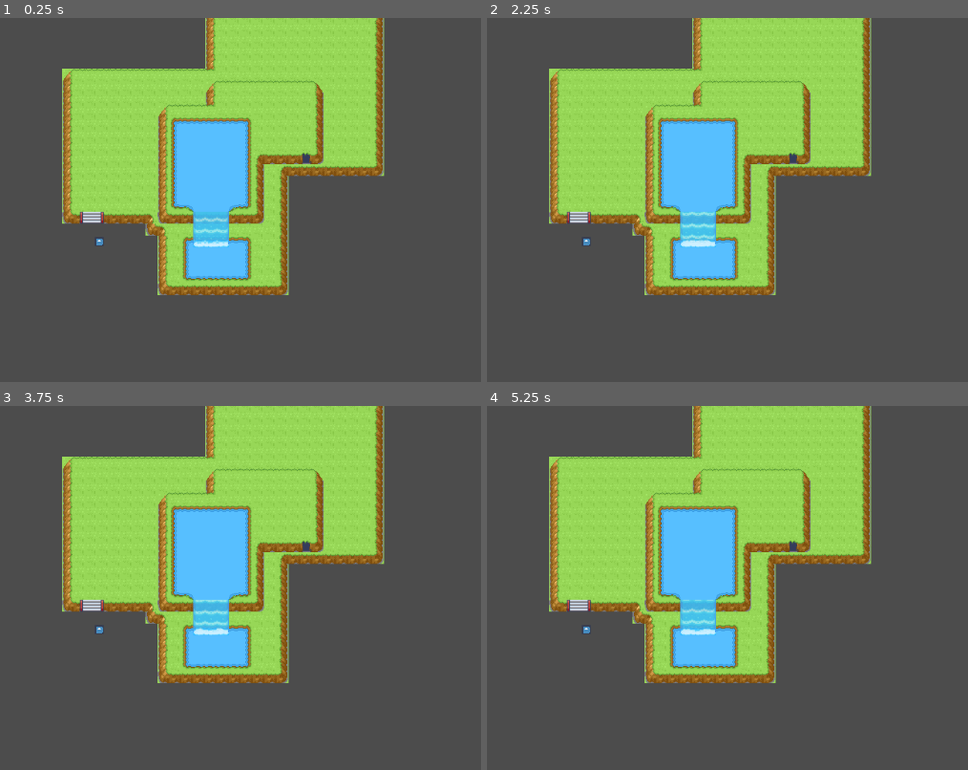
Above: before the commit, frames 1-4 (two rows, left to right).
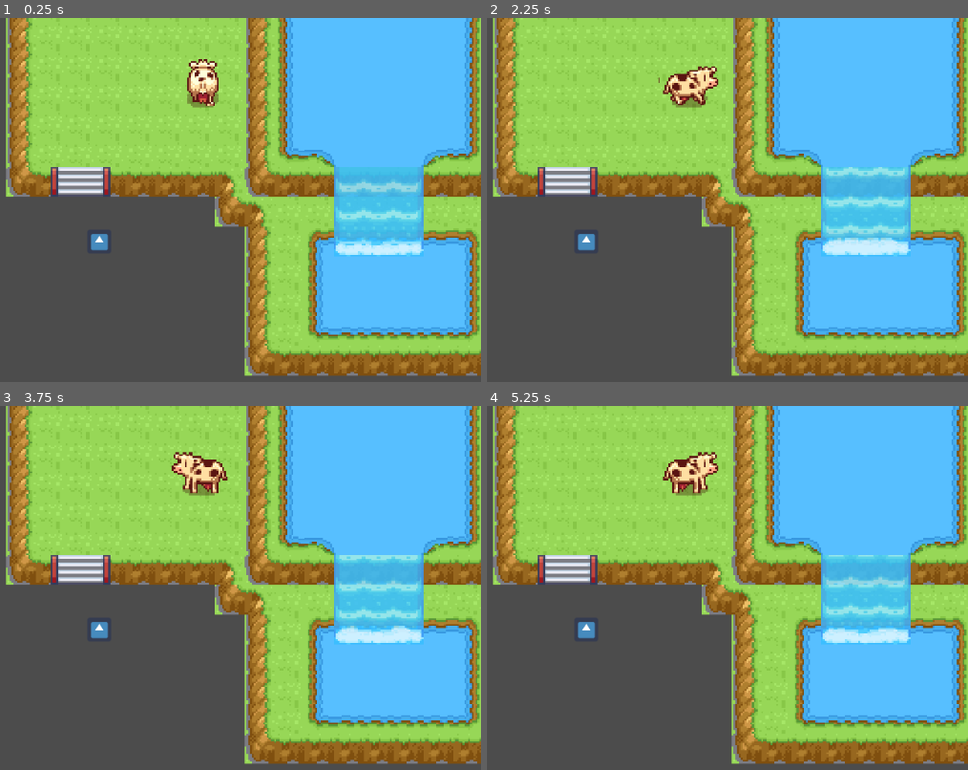
Above: after the commit, the same moments.

Repository: Jojojihn/schoolProject
Game: Godot game, scene res://data/Szenen/Debug/TestWorld.tscn
Same seed, same stepped clock (60 frames per second), same inputs: the game is played once before the commit and once after it. The project has no main scene, so this scene is started directly. The engine's default icon, where the game draws it, is replaced by a stand-in: a white triangle on a blue panel in a dark square.
Inputs:
- Up to frame 1 (0.25 s): no input
- Up to frame 2 (2.25 s): no input
- Up to frame 3 (3.75 s): no input
- Up to frame 4 (5.25 s): no input

The runs differ from the first frame. In frame 1, 69% of the frame differs, in the area x 1-100%, y 0-99%; in frame 2, 69%; in frame 3, 69%; in frame 4, 70%.

Commit message:
COW!!!
Tylko jedno w głowie mam
Koksu pięc gram
Odlecieć sam
W krainę zapomnienia
W głowie mysli mam
Kiedy skończy się ten stan
Gdy już nie będę sam
Bo wjedzie biały węgorz
Tylko jedno w głowie mam
Koksu pięc gram
Odlecieć sam
W krainę zapomnienia
W głowie mysli mam
Kiedy skończy się ten stan
Gdy już nie będę sam
Bo wjedzie biały węgorz
Ja pierdolę, ale mam zjazd
Nie chwytam gwiazd, jak kłoda leżę
Nie wierzę
Co się dzieje
Jak kura z głodu pieję
Jak wilkołak do księżyca
W głowie dziury jak ulica
Przed twoją chatą
Rozpuszczam się jak baton
Który leży na blacie
Zejście jest jak nie wciągacie
Bracie kurwa ryj mi krzywi
W głowie burdеl jak w TV
Mnie nie dziwi taki stan
Brak towaru, w myślach ćpam
Rade dam albo niе dam
Wszystko kurwa z chaty sprzedam
W sumie mam już przejebane
Wszystko jednak jest sprzedane
Ja pierdolę, same długi
Kinol jak u Tabalugi
Dzień drugi bez walenia
Gdzie jest wąż? Biała chemia
Jebane zejście tak wykańcza
Jak by w chuja dziabła cię szarańcza
Tylko jedno w głowie mam
Koksu pięc gram
Odlecieć sam
W krainę zapomnienia
W głowie mysli mam
Kiedy skończy się ten stan
Gdy już nie będę sam
Bo wjedzie biały węgorz
Chemia party, chcę na narty
Do dilera, a nie w Alpy
O żesz kurwa, chyba fiknę
Jak w nochala nic nie psiknę
Tak bardzo chce dotykać gwiazd
Ale nic z tego, bo mam zjazd
Totalne kurwa mega zejście
A marzy mi się smoka wejście
Masz hajsy?
Ci też zalegam?
No to chuj, dziś już nie biegam
Chcę mieć kopa jak pantera
W krechę nie ma u dilera
Już nie, na pewno nie
Chyba śmierć rozkłada mnie
Nic nie przełknę, mam dreszcze
Kurwa mać, ile jeszcze
Będzie trwał ten stan?
Śnił mi się koksu van
I hery gram tak dla smaku
Chcę się wozić w Cadillacu
Myślami po znajomych biegam
Lecz każdemu coś zalegam
Odpada opcja pożyczki
Bo przycinam jak nożyczki
Tylko jedno w głowie mam
Koksu pięc gram
Odlecieć sam
W krainę zapomnienia
W głowie mysli mam
Kiedy skończy się ten stan
Gdy już nie będę sam
Bo wjedzie biały węgorz
Syf jak na Discovery
Chcę wystrzelić jak z giwery
Chcę hery i inne bajery
W nosie pustka, słychać szmery
Macie numer do Gargamela?
Może u niego w kotle jest hera?
Wiem - głupoty pierdolę
Ale nie ma nic na stole
A w kieszeni jebana pustka
Przydała by się w totka szóstka
Albo chociaż jakaś czwórka
I bym leciał jak jaskółka
Jak pszczółka Maja
Do ucha śpiewałaby mi Kayah
To są jaja, no nie wierzę
Wygięty leżę jak zdechłe zwierze
Gorączka w kurwę się nasila
Poharatany jak dupa fakira
Jak zdzira wymiętolony
Leżę kurwa rozpalony
Hej Johnny, chciałbym posypać
I na łące jak królik brykać
Ale cały czas ten zjazd
Usycham jak wyrwany chwast
Tylko jedno w głowie mam
Koksu pięc gram
Odlecieć sam
W krainę zapomnienia
W głowie mysli mam
Kiedy skończy się ten stan
Gdy już nie będę sam
Bo wjedzie biały węgorz

Diff:
--- /dev/null
+++ b/data/Szenen/Cow.tscn
@@ -0,0 +1,111 @@
+[gd_scene load_steps=22 format=2]
+
+[ext_resource path="res://data/Sprites/environment/cow.png" type="Texture" id=1]
+[ext_resource path="res://data/Audio/Best Cow Music in the fucking World/[muzhousebeat] Polish Cow.mp3" type="AudioStream" id=2]
+
+[sub_resource type="GDScript" id=1]
+script/source = "extends RigidBody2D
+
+
+
+func _on_AnimatedSprite_frame_changed():
+	if($AnimatedSprite.frame>=12 and $AnimatedSprite.frame<=15):
+		$AnimatedSprite.flip_h = true
+	else:
+		$AnimatedSprite.flip_h = false
+"
+
+[sub_resource type="AtlasTexture" id=2]
+atlas = ExtResource( 1 )
+region = Rect2( 0, 0, 32, 32 )
+
+[sub_resource type="AtlasTexture" id=3]
+atlas = ExtResource( 1 )
+region = Rect2( 32, 0, 32, 32 )
+
+[sub_resource type="AtlasTexture" id=4]
+atlas = ExtResource( 1 )
+region = Rect2( 64, 0, 32, 32 )
+
+[sub_resource type="AtlasTexture" id=5]
+atlas = ExtResource( 1 )
+region = Rect2( 96, 0, 32, 32 )
+
+[sub_resource type="AtlasTexture" id=6]
+atlas = ExtResource( 1 )
+region = Rect2( 0, 32, 32, 32 )
+
+[sub_resource type="AtlasTexture" id=7]
+atlas = ExtResource( 1 )
+region = Rect2( 32, 32, 32, 32 )
+
+[sub_resource type="AtlasTexture" id=8]
+atlas = ExtResource( 1 )
+region = Rect2( 64, 32, 32, 32 )
+
+[sub_resource type="AtlasTexture" id=9]
+atlas = ExtResource( 1 )
+region = Rect2( 96, 32, 32, 32 )
+
+[sub_resource type="AtlasTexture" id=10]
+atlas = ExtResource( 1 )
+region = Rect2( 0, 64, 32, 32 )
+
+[sub_resource type="AtlasTexture" id=11]
+atlas = ExtResource( 1 )
+region = Rect2( 32, 64, 32, 32 )
+
+[sub_resource type="AtlasTexture" id=12]
+atlas = ExtResource( 1 )
+region = Rect2( 64, 64, 32, 32 )
+
+[sub_resource type="AtlasTexture" id=13]
+atlas = ExtResource( 1 )
+region = Rect2( 96, 64, 32, 32 )
+
+[sub_resource type="AtlasTexture" id=14]
+atlas = ExtResource( 1 )
+region = Rect2( 0, 32, 32, 32 )
+
+[sub_resource type="AtlasTexture" id=15]
+atlas = ExtResource( 1 )
+region = Rect2( 32, 32, 32, 32 )
+
+[sub_resource type="AtlasTexture" id=16]
+atlas = ExtResource( 1 )
+region = Rect2( 64, 32, 32, 32 )
+
+[sub_resource type="AtlasTexture" id=17]
+atlas = ExtResource( 1 )
+region = Rect2( 96, 32, 32, 32 )
+
+[sub_resource type="SpriteFrames" id=18]
+animations = [ {
+"frames": [ SubResource( 2 ), SubResource( 3 ), SubResource( 4 ), SubResource( 5 ), SubResource( 6 ), SubResource( 7 ), SubResource( 8 ), SubResource( 9 ), SubResource( 10 ), SubResource( 11 ), SubResource( 12 ), SubResource( 13 ), SubResource( 14 ), SubResource( 15 ), SubResource( 16 ), SubResource( 17 ) ],
+"loop": true,
+"name": "default",
+"speed": 5.0
+} ]
+
+[sub_resource type="CircleShape2D" id=19]
+radius = 16.0
+
+[node name="Cow" type="RigidBody2D"]
+gravity_scale = 0.0
+script = SubResource( 1 )
+
+[node name="AnimatedSprite" type="AnimatedSprite" parent="."]
+frames = SubResource( 18 )
+frame = 10
+playing = true
+
+[node name="CollisionShape2D" type="CollisionShape2D" parent="."]
+position = Vector2( 0, 2 )
+shape = SubResource( 19 )
+
+[node name="AudioStreamPlayer2D" type="AudioStreamPlayer2D" parent="."]
+stream = ExtResource( 2 )
+autoplay = true
+attenuation = 10.1965
+
+[connection signal="frame_changed" from="AnimatedSprite" to="." method="_on_AnimatedSprite_frame_changed"]
--- a/data/Szenen/Debug/TestPlayer.tscn
+++ b/data/Szenen/Debug/TestPlayer.tscn
@@ -10,18 +10,20 @@
 
 func _process(delta):
 	if(Input.is_action_pressed(\"ui_up\")):
-		vel.y =-20
+		vel.y =-60
 	elif(Input.is_action_pressed(\"ui_down\")):
-		vel.y =20
+		vel.y =60
 	else:
 		vel.y = 0
 	if(Input.is_action_pressed(\"ui_left\")):
-		vel.x =-20
+		vel.x =-60
 	elif(Input.is_action_pressed(\"ui_right\")):
-		vel.x =20
+		vel.x =60
 	else:
 		vel.x = 0
 	vel = move_and_slide(vel)
+	if(Input.is_action_just_pressed(\"R\")):
+		get_tree().reload_current_scene()
 "
 
 [sub_resource type="RectangleShape2D" id=2]
@@ -38,3 +40,4 @@
 
 [node name="Camera2D" type="Camera2D" parent="."]
 current = true
+zoom = Vector2( 0.4, 0.4 )
--- a/data/Szenen/Debug/TestWorld.tscn
+++ b/data/Szenen/Debug/TestWorld.tscn
@@ -1,7 +1,8 @@
-[gd_scene load_steps=3 format=2]
+[gd_scene load_steps=4 format=2]
 
 [ext_resource path="res://data/Szenen/Debug/TestPlayer.tscn" type="PackedScene" id=1]
 [ext_resource path="res://data/Tilesets/BavariaOutside.tres" type="TileSet" id=2]
+[ext_resource path="res://data/Szenen/Cow.tscn" type="PackedScene" id=3]
 
 [node name="Node2D" type="Node2D"]
 
@@ -15,6 +16,9 @@
 position = Vector2( 290, 232 )
 scale = Vector2( 0.2, 0.2 )
 
+[node name="Cow" parent="." instance=ExtResource( 3 )]
+position = Vector2( 345, 144 )
+
 [node name="upper" type="TileMap" parent="."]
 tile_set = ExtResource( 2 )
 cell_size = Vector2( 16, 16 )
--- /dev/null
+++ b/data/Szenen/Player.tscn
@@ -0,0 +1,3 @@
+[gd_scene format=2]
+
+[node name="Player" type="KinematicBody2D"]
--- a/data/Szenen/Tileset.tscn
+++ b/data/Szenen/Tileset.tscn
@@ -1,10 +1,8 @@
-[gd_scene load_steps=5 format=2]
+[gd_scene load_steps=4 format=2]
 
 [ext_resource path="res://data/Sprites/environment/tileset-wesley.png" type="Texture" id=1]
 [ext_resource path="res://data/Material/waterFall.tres" type="Texture" id=2]
 [ext_resource path="res://data/Material/Cave.tres" type="Texture" id=3]
-
-[sub_resource type="AnimatedTexture" id=1]
 
 [node name="Node2D" type="Node2D"]
 
@@ -160,7 +158,7 @@
 [node name="StaticBody2D" type="StaticBody2D" parent="berg16"]
 
 [node name="CollisionPolygon2D" type="CollisionPolygon2D" parent="berg16/StaticBody2D"]
-polygon = PoolVector2Array( -8, -8, -8, 8, 8, 8, 8, -7, 8, -8 )
+polygon = PoolVector2Array( -8, -8, -8, -5, 8, -5, 8, -7, 8, -8 )
 
 [node name="berg17" type="Sprite" parent="."]
 position = Vector2( 39, 172 )
@@ -171,7 +169,7 @@
 [node name="StaticBody2D" type="StaticBody2D" parent="berg17"]
 
 [node name="CollisionPolygon2D" type="CollisionPolygon2D" parent="berg17/StaticBody2D"]
-polygon = PoolVector2Array( -8, -8, -8, 8, 8, 8, 8, -7, 8, -8 )
+polygon = PoolVector2Array( -8, -8, -8, -5, 8, -5, 8, -7, 8, -8 )
 
 [node name="berg7" type="Sprite" parent="."]
 position = Vector2( 5, 121 )
@@ -413,12 +411,3 @@
 texture = ExtResource( 1 )
 region_enabled = true
 region_rect = Rect2( 283, 322, 32, 16 )
-
-[node name="Cow" type="Sprite" parent="."]
-position = Vector2( 109, 216 )
-texture = SubResource( 1 )
-
-[node name="StaticBody2D" type="StaticBody2D" parent="Cow"]
-
-[node name="CollisionPolygon2D" type="CollisionPolygon2D" parent="Cow/StaticBody2D"]
-polygon = PoolVector2Array( -9, 15, -5, 15, -3, 14, 0, 10, 2, 10, 2, 15, 6, 15, 10, 13, 10, 6, 13, 5, 16, 3, 16, -7, 5, -7, -10, -2, -14, 6, -14, 8 )
--- a/data/Tilesets/BavariaOutside.tres
+++ b/data/Tilesets/BavariaOutside.tres
@@ -1,151 +1,165 @@
-[gd_resource type="TileSet" load_steps=52 format=2]
+[gd_resource type="TileSet" load_steps=57 format=2]
 
 [ext_resource path="res://data/Material/Cave.tres" type="Texture" id=1]
 [ext_resource path="res://data/Material/waterFall.tres" type="Texture" id=2]
 [ext_resource path="res://data/Sprites/environment/tileset-wesley.png" type="Texture" id=3]
 
-[sub_resource type="ConvexPolygonShape2D" id=1]
+[sub_resource type="ConvexPolygonShape2D" id=2]
 points = PoolVector2Array( -2, 8, -2, 1, 2, -4, 8, -4, 8, 8 )
-
-[sub_resource type="ConvexPolygonShape2D" id=2]
-points = PoolVector2Array( -3, 8, -4, 8, -4, -8, 8, -8, 8, 8 )
 
 [sub_resource type="ConvexPolygonShape2D" id=3]
 points = PoolVector2Array( -3, 8, -4, 8, -4, -8, 8, -8, 8, 8 )
 
 [sub_resource type="ConvexPolygonShape2D" id=4]
-points = PoolVector2Array( 8, -8, 8, -7, 8, 8, -8, 8, -8, -8 )
+points = PoolVector2Array( -3, 8, -4, 8, -4, -8, 8, -8, 8, 8 )
 
 [sub_resource type="ConvexPolygonShape2D" id=5]
 points = PoolVector2Array( 8, -8, 8, -7, 8, 8, -8, 8, -8, -8 )
 
 [sub_resource type="ConvexPolygonShape2D" id=6]
-points = PoolVector2Array( 8, -8, 8, -7, 8, 8, -8, 8, -8, -8 )
+points = PoolVector2Array( 8, -8, 8, -7, 8, -5, -8, -5, -8, -8 )
 
 [sub_resource type="ConvexPolygonShape2D" id=7]
+points = PoolVector2Array( 8, -8, 8, -7, 8, -5, -8, -5, -8, -8 )
+
+[sub_resource type="ConvexPolygonShape2D" id=8]
 points = PoolVector2Array( -4, 8, -4, -8, 6, -8, 6, 8 )
 
-[sub_resource type="ConvexPolygonShape2D" id=8]
+[sub_resource type="ConvexPolygonShape2D" id=9]
 points = PoolVector2Array( -8, 8, -8, -4, -3, -4, 2, 1, 2, 8 )
 
-[sub_resource type="ConvexPolygonShape2D" id=9]
+[sub_resource type="ConvexPolygonShape2D" id=10]
 points = PoolVector2Array( -2, -8, -2, -5, -3, -3, -4, -2, -6, -1, -8, -1, -8, -8 )
 
-[sub_resource type="ConvexPolygonShape2D" id=10]
+[sub_resource type="ConvexPolygonShape2D" id=11]
 points = PoolVector2Array( 8, -8, 8, -1, 6, -1, 4, -2, 3, -3, 2, -5, 2, -8 )
 
-[sub_resource type="ConvexPolygonShape2D" id=11]
+[sub_resource type="ConvexPolygonShape2D" id=12]
 points = PoolVector2Array( 1, 8, 1, 7, 2, 5, 3, 4, 4, 3, 5, 2, 7, 2, 8, 3, 8, 8 )
 
-[sub_resource type="ConvexPolygonShape2D" id=12]
+[sub_resource type="ConvexPolygonShape2D" id=13]
 points = PoolVector2Array( -8, 3, -7, 2, -5, 2, -3, 4, -2, 5, -1, 7, -1, 8, -8, 8 )
 
-[sub_resource type="ConvexPolygonShape2D" id=13]
+[sub_resource type="ConvexPolygonShape2D" id=14]
 points = PoolVector2Array( -1, 6, -2, 8, -6, 8, -6, 0, -1, 3 )
 
-[sub_resource type="ConvexPolygonShape2D" id=14]
+[sub_resource type="ConvexPolygonShape2D" id=15]
 points = PoolVector2Array( -1, 0, -1, 3, -6, 0, -5, -3, -2, -6 )
 
-[sub_resource type="ConvexPolygonShape2D" id=15]
+[sub_resource type="ConvexPolygonShape2D" id=16]
 points = PoolVector2Array( 1, -1, -1, 0, -2, -6, 8, -6 )
 
-[sub_resource type="ConvexPolygonShape2D" id=16]
+[sub_resource type="ConvexPolygonShape2D" id=17]
 points = PoolVector2Array( 5, -1, 1, -1, 8, -6, 8, -2 )
 
-[sub_resource type="ConvexPolygonShape2D" id=17]
+[sub_resource type="ConvexPolygonShape2D" id=18]
 points = PoolVector2Array( -8, -6, 8, -6, 8, -1, -8, -1 )
 
-[sub_resource type="ConvexPolygonShape2D" id=18]
+[sub_resource type="ConvexPolygonShape2D" id=19]
 points = PoolVector2Array( 2, -1, -8, -1, -8, -6, 2, -6, 6, -2 )
 
-[sub_resource type="ConvexPolygonShape2D" id=19]
+[sub_resource type="ConvexPolygonShape2D" id=20]
 points = PoolVector2Array( 2, -1, 6, -2, 6, 8, 2, 8 )
 
-[sub_resource type="ConvexPolygonShape2D" id=20]
+[sub_resource type="ConvexPolygonShape2D" id=21]
 points = PoolVector2Array( 6, -8, 6, 8, 2, 8, 2, -8 )
 
-[sub_resource type="ConvexPolygonShape2D" id=21]
+[sub_resource type="ConvexPolygonShape2D" id=22]
 points = PoolVector2Array( 4, 8, -6, 8, 2, -4, 4, -3 )
 
-[sub_resource type="ConvexPolygonShape2D" id=22]
+[sub_resource type="ConvexPolygonShape2D" id=23]
 points = PoolVector2Array( 8, -5, 4, -3, 2, -4, 6, -7, 8, -7 )
 
-[sub_resource type="ConvexPolygonShape2D" id=23]
+[sub_resource type="ConvexPolygonShape2D" id=24]
 points = PoolVector2Array( 2, 0, 2, -8, 6, -8, 6, 1, 5, 2 )
 
-[sub_resource type="ConvexPolygonShape2D" id=24]
+[sub_resource type="ConvexPolygonShape2D" id=25]
 points = PoolVector2Array( 2, 0, 5, 2, 2, 3, 0, 1 )
 
-[sub_resource type="ConvexPolygonShape2D" id=25]
+[sub_resource type="ConvexPolygonShape2D" id=26]
 points = PoolVector2Array( 0, 1, 2, 3, 1, 4, -8, 4, -8, 1 )
 
-[sub_resource type="ConvexPolygonShape2D" id=26]
+[sub_resource type="ConvexPolygonShape2D" id=27]
 points = PoolVector2Array( 8, 4, -8, 4, -8, 1, 8, 1 )
 
-[sub_resource type="ConvexPolygonShape2D" id=27]
+[sub_resource type="ConvexPolygonShape2D" id=28]
 points = PoolVector2Array( 1, 1, 8, 1, 8, 4, -1, 4, -2, 2 )
 
-[sub_resource type="ConvexPolygonShape2D" id=28]
+[sub_resource type="ConvexPolygonShape2D" id=29]
 points = PoolVector2Array( -2, -1, 1, 1, -2, 2, -5, 2, -6, 0 )
 
-[sub_resource type="ConvexPolygonShape2D" id=29]
+[sub_resource type="ConvexPolygonShape2D" id=30]
 points = PoolVector2Array( -2, -1, -6, 0, -6, -8, -2, -8 )
 
-[sub_resource type="ConvexPolygonShape2D" id=30]
+[sub_resource type="ConvexPolygonShape2D" id=31]
 points = PoolVector2Array( -6, 8, -6, -8, -1, -8, -1, 8 )
 
-[sub_resource type="ConvexPolygonShape2D" id=31]
+[sub_resource type="ConvexPolygonShape2D" id=32]
 points = PoolVector2Array( -40, 8, -40, 2, -36, 1, -33, 1, -30, 2, -26, 5, -24, 7, -24, 8 )
 
-[sub_resource type="ConvexPolygonShape2D" id=32]
+[sub_resource type="ConvexPolygonShape2D" id=33]
 points = PoolVector2Array( 40, 8, 24, 8, 24, 7, 26, 6 )
 
-[sub_resource type="ConvexPolygonShape2D" id=33]
+[sub_resource type="ConvexPolygonShape2D" id=34]
 points = PoolVector2Array( 40, 8, 26, 6, 30, 2, 37, 1, 40, 1 )
 
-[sub_resource type="ConvexPolygonShape2D" id=34]
+[sub_resource type="ConvexPolygonShape2D" id=35]
 points = PoolVector2Array( -36, 11, 36, 11, 36, 19, -36, 19 )
 
-[sub_resource type="ConvexPolygonShape2D" id=35]
+[sub_resource type="ConvexPolygonShape2D" id=36]
 points = PoolVector2Array( -36, -19, 36, -19, 36, -11, -36, -11 )
-
-[sub_resource type="ConvexPolygonShape2D" id=36]
-points = PoolVector2Array( -7, 12, 7, 12, 7, 17, 3, 21, -3, 21, -7, 17 )
 
 [sub_resource type="ConvexPolygonShape2D" id=37]
 points = PoolVector2Array( -7, 12, 7, 12, 7, 17, 3, 21, -3, 21, -7, 17 )
 
 [sub_resource type="ConvexPolygonShape2D" id=38]
+points = PoolVector2Array( -7, 12, 7, 12, 7, 17, 3, 21, -3, 21, -7, 17 )
+
+[sub_resource type="ConvexPolygonShape2D" id=39]
 points = PoolVector2Array( -8, -8, 8, -8, 8, -5, -8, -5 )
 
-[sub_resource type="ConvexPolygonShape2D" id=39]
+[sub_resource type="ConvexPolygonShape2D" id=40]
+points = PoolVector2Array( -14, 6, -10, -2, 5, -7, 16, -7, 16, 3, 13, 5, 10, 6, -14, 8 )
+
+[sub_resource type="ConvexPolygonShape2D" id=41]
+points = PoolVector2Array( 10, 13, 6, 15, 2, 15, 2, 10, 10, 6 )
+
+[sub_resource type="ConvexPolygonShape2D" id=42]
+points = PoolVector2Array( -14, 8, 10, 6, 2, 10, 0, 10 )
+
+[sub_resource type="ConvexPolygonShape2D" id=43]
+points = PoolVector2Array( -9, 15, -14, 8, 0, 10, -3, 14, -5, 15 )
+
+[sub_resource type="AnimatedTexture" id=1]
+
+[sub_resource type="ConvexPolygonShape2D" id=44]
 points = PoolVector2Array( -4, -3, -8, -5, -8, -7, -6, -7, 1, -1 )
 
-[sub_resource type="ConvexPolygonShape2D" id=40]
+[sub_resource type="ConvexPolygonShape2D" id=45]
 points = PoolVector2Array( 5, 8, -4, 8, -4, -3, 1, -1, 5, 5 )
 
-[sub_resource type="ConvexPolygonShape2D" id=41]
+[sub_resource type="ConvexPolygonShape2D" id=46]
 points = PoolVector2Array( -3, 8, -3, -8, 6, -8, 6, 8 )
 
-[sub_resource type="ConvexPolygonShape2D" id=42]
+[sub_resource type="ConvexPolygonShape2D" id=47]
 points = PoolVector2Array( -1, -8, 6, -8, 6, 0, -1, -6 )
 
-[sub_resource type="ConvexPolygonShape2D" id=43]
+[sub_resource type="ConvexPolygonShape2D" id=48]
 points = PoolVector2Array( 5, 4, -1, 8, -8, 8, -8, -3, -5, -3, 6, 0 )
 
-[sub_resource type="ConvexPolygonShape2D" id=44]
+[sub_resource type="ConvexPolygonShape2D" id=49]
 points = PoolVector2Array( -1, -6, 6, 0, -5, -3 )
 
-[sub_resource type="ConvexPolygonShape2D" id=45]
+[sub_resource type="ConvexPolygonShape2D" id=50]
 points = PoolVector2Array( -8, -3, 8, -3, 8, 8, -7, 8, -8, 8 )
 
-[sub_resource type="ConvexPolygonShape2D" id=46]
+[sub_resource type="ConvexPolygonShape2D" id=51]
 points = PoolVector2Array( -6, -8, 4, -8, 4, -6, -6, -2 )
 
-[sub_resource type="ConvexPolygonShape2D" id=47]
+[sub_resource type="ConvexPolygonShape2D" id=52]
 points = PoolVector2Array( 6, -4, 8, -4, 8, 8, 5, 8, -2, 7, -5, 3, -6, -2 )
 
-[sub_resource type="ConvexPolygonShape2D" id=48]
+[sub_resource type="ConvexPolygonShape2D" id=53]
 points = PoolVector2Array( -6, -2, 4, -6, 6, -4 )
 
 [resource]
@@ -215,20 +229,20 @@
 3/navigation_offset = Vector2( 8, 8 )
 3/shape_offset = Vector2( 8, 8 )
 3/shape_transform = Transform2D( 1, 0, 0, 1, 8, 8 )
-3/shape = SubResource( 21 )
+3/shape = SubResource( 22 )
 3/shape_one_way = false
 3/shape_one_way_margin = 1.0
 3/shapes = [ {
 "autotile_coord": Vector2( 0, 0 ),
 "one_way": false,
 "one_way_margin": 1.0,
-"shape": SubResource( 21 ),
-"shape_transform": Transform2D( 1, 0, 0, 1, 8, 8 )
-}, {
-"autotile_coord": Vector2( 0, 0 ),
-"one_way": false,
-"one_way_margin": 1.0,
 "shape": SubResource( 22 ),
+"shape_transform": Transform2D( 1, 0, 0, 1, 8, 8 )
+}, {
+"autotile_coord": Vector2( 0, 0 ),
+"one_way": false,
+"one_way_margin": 1.0,
+"shape": SubResource( 23 ),
 "shape_transform": Transform2D( 1, 0, 0, 1, 8, 8 )
 } ]
 3/z_index = 0
@@ -454,14 +468,14 @@
 13/navigation_offset = Vector2( 8, 8 )
 13/shape_offset = Vector2( 8, 8 )
 13/shape_transform = Transform2D( 1, 0, 0, 1, 8, 8 )
-13/shape = SubResource( 4 )
+13/shape = SubResource( 5 )
 13/shape_one_way = false
 13/shape_one_way_margin = 1.0
 13/shapes = [ {
 "autotile_coord": Vector2( 0, 0 ),
 "one_way": false,
 "one_way_margin": 1.0,
-"shape": SubResource( 4 ),
+"shape": SubResource( 5 ),
 "shape_transform": Transform2D( 1, 0, 0, 1, 8, 8 )
 } ]
 13/z_index = 0
@@ -475,14 +489,14 @@
 14/navigation_offset = Vector2( 8, 8 )
 14/shape_offset = Vector2( 8, 8 )
 14/shape_transform = Transform2D( 1, 0, 0, 1, 8, 8 )
-14/shape = SubResource( 5 )
+14/shape = SubResource( 6 )
 14/shape_one_way = false
 14/shape_one_way_margin = 1.0
 14/shapes = [ {
 "autotile_coord": Vector2( 0, 0 ),
 "one_way": false,
 "one_way_margin": 1.0,
-"shape": SubResource( 5 ),
+"shape": SubResource( 6 ),
 "shape_transform": Transform2D( 1, 0, 0, 1, 8, 8 )
 } ]
 14/z_index = 0
@@ -496,14 +510,14 @@
 15/navigation_offset = Vector2( 8, 8 )
 15/shape_offset = Vector2( 8, 8 )
 15/shape_transform = Transform2D( 1, 0, 0, 1, 8, 8 )
-15/shape = SubResource( 6 )
+15/shape = SubResource( 7 )
 15/shape_one_way = false
 15/shape_one_way_margin = 1.0
 15/shapes = [ {
 "autotile_coord": Vector2( 0, 0 ),
 "one_way": false,
 "one_way_margin": 1.0,
-"shape": SubResource( 6 ),
+"shape": SubResource( 7 ),
 "shape_transform": Transform2D( 1, 0, 0, 1, 8, 8 )
 } ]
 15/z_index = 0
@@ -692,19 +706,13 @@
 26/navigation_offset = Vector2( 8, 8 )
 26/shape_offset = Vector2( 8, 8 )
 26/shape_transform = Transform2D( 1, 0, 0, 1, 8, 8 )
-26/shape = SubResource( 13 )
+26/shape = SubResource( 14 )
 26/shape_one_way = false
 26/shape_one_way_margin = 1.0
 26/shapes = [ {
 "autotile_coord": Vector2( 0, 0 ),
 "one_way": false,
 "one_way_margin": 1.0,
-"shape": SubResource( 13 ),
-"shape_transform": Transform2D( 1, 0, 0, 1, 8, 8 )
-}, {
-"autotile_coord": Vector2( 0, 0 ),
-"one_way": false,
-"one_way_margin": 1.0,
 "shape": SubResource( 14 ),
 "shape_transform": Transform2D( 1, 0, 0, 1, 8, 8 )
 }, {
@@ -718,6 +726,12 @@
 "one_way": false,
 "one_way_margin": 1.0,
 "shape": SubResource( 16 ),
+"shape_transform": Transform2D( 1, 0, 0, 1, 8, 8 )
+}, {
+"autotile_coord": Vector2( 0, 0 ),
+"one_way": false,
+"one_way_margin": 1.0,
+"shape": SubResource( 17 ),
 "shape_transform": Transform2D( 1, 0, 0, 1, 8, 8 )
 } ]
 26/z_index = 0
@@ -752,20 +766,20 @@
 28/navigation_offset = Vector2( 8, 8 )
 28/shape_offset = Vector2( 8, 8 )
 28/shape_transform = Transform2D( 1, 0, 0, 1, 8, 8 )
-28/shape = SubResource( 18 )
+28/shape = SubResource( 19 )
 28/shape_one_way = false
 28/shape_one_way_margin = 1.0
 28/shapes = [ {
 "autotile_coord": Vector2( 0, 0 ),
 "one_way": false,
 "one_way_margin": 1.0,
-"shape": SubResource( 18 ),
-"shape_transform": Transform2D( 1, 0, 0, 1, 8, 8 )
-}, {
-"autotile_coord": Vector2( 0, 0 ),
-"one_way": false,
-"one_way_margin": 1.0,
 "shape": SubResource( 19 ),
+"shape_transform": Transform2D( 1, 0, 0, 1, 8, 8 )
+}, {
+"autotile_coord": Vector2( 0, 0 ),
+"one_way": false,
+"one_way_margin": 1.0,
+"shape": SubResource( 20 ),
 "shape_transform": Transform2D( 1, 0, 0, 1, 8, 8 )
 } ]
 28/z_index = 0
@@ -800,19 +814,13 @@
 30/navigation_offset = Vector2( 8, 8 )
 30/shape_offset = Vector2( 8, 8 )
 30/shape_transform = Transform2D( 1, 0, 0, 1, 8, 8 )
-30/shape = SubResource( 23 )
+30/shape = SubResource( 24 )
 30/shape_one_way = false
 30/shape_one_way_margin = 1.0
 30/shapes = [ {
 "autotile_coord": Vector2( 0, 0 ),
 "one_way": false,
 "one_way_margin": 1.0,
-"shape": SubResource( 23 ),
-"shape_transform": Transform2D( 1, 0, 0, 1, 8, 8 )
-}, {
-"autotile_coord": Vector2( 0, 0 ),
-"one_way": false,
-"one_way_margin": 1.0,
 "shape": SubResource( 24 ),
 "shape_transform": Transform2D( 1, 0, 0, 1, 8, 8 )
 }, {
@@ -820,6 +828,12 @@
 "one_way": false,
 "one_way_margin": 1.0,
 "shape": SubResource( 25 ),
+"shape_transform": Transform2D( 1, 0, 0, 1, 8, 8 )
+}, {
+"autotile_coord": Vector2( 0, 0 ),
+"one_way": false,
+"one_way_margin": 1.0,
+"shape": SubResource( 26 ),
 "shape_transform": Transform2D( 1, 0, 0, 1, 8, 8 )
 } ]
 30/z_index = 0
@@ -854,19 +868,13 @@
 32/navigation_offset = Vector2( 8, 8 )
 32/shape_offset = Vector2( 8, 8 )
 32/shape_transform = Transform2D( 1, 0, 0, 1, 8, 8 )
-32/shape = SubResource( 27 )
+32/shape = SubResource( 28 )
 32/shape_one_way = false
 32/shape_one_way_margin = 1.0
 32/shapes = [ {
 "autotile_coord": Vector2( 0, 0 ),
 "one_way": false,
 "one_way_margin": 1.0,
-"shape": SubResource( 27 ),
-"shape_transform": Transform2D( 1, 0, 0, 1, 8, 8 )
-}, {
-"autotile_coord": Vector2( 0, 0 ),
-"one_way": false,
-"one_way_margin": 1.0,
 "shape": SubResource( 28 ),
 "shape_transform": Transform2D( 1, 0, 0, 1, 8, 8 )
 }, {
@@ -874,6 +882,12 @@
 "one_way": false,
 "one_way_margin": 1.0,
 "shape": SubResource( 29 ),
+"shape_transform": Transform2D( 1, 0, 0, 1, 8, 8 )
+}, {
+"autotile_coord": Vector2( 0, 0 ),
+"one_way": false,
+"one_way_margin": 1.0,
+"shape": SubResource( 30 ),
 "shape_transform": Transform2D( 1, 0, 0, 1, 8, 8 )
 } ]
 32/z_index = 0
@@ -936,19 +950,13 @@
 36/navigation_offset = Vector2( 40, 8 )
 36/shape_offset = Vector2( 40, 8 )
 36/shape_transform = Transform2D( 1, 0, 0, 1, 40, 8 )
-36/shape = SubResource( 31 )
+36/shape = SubResource( 32 )
 36/shape_one_way = false
 36/shape_one_way_margin = 1.0
 36/shapes = [ {
 "autotile_coord": Vector2( 0, 0 ),
 "one_way": false,
 "one_way_margin": 1.0,
-"shape": SubResource( 31 ),
-"shape_transform": Transform2D( 1, 0, 0, 1, 40, 8 )
-}, {
-"autotile_coord": Vector2( 0, 0 ),
-"one_way": false,
-"one_way_margin": 1.0,
 "shape": SubResource( 32 ),
 "shape_transform": Transform2D( 1, 0, 0, 1, 40, 8 )
 }, {
@@ -956,6 +964,12 @@
 "one_way": false,
 "one_way_margin": 1.0,
 "shape": SubResource( 33 ),
+"shape_transform": Transform2D( 1, 0, 0, 1, 40, 8 )
+}, {
+"autotile_coord": Vector2( 0, 0 ),
+"one_way": false,
+"one_way_margin": 1.0,
+"shape": SubResource( 34 ),
 "shape_transform": Transform2D( 1, 0, 0, 1, 40, 8 )
 } ]
 36/z_index = 0
@@ -1042,3 +1056,42 @@
 40/shape_one_way_margin = 0.0
 40/shapes = [  ]
 40/z_index = 0
+41/name = "Cow"
+41/texture = SubResource( 1 )
+41/tex_offset = Vector2( 0, 0 )
+41/modulate = Color( 1, 1, 1, 1 )
+41/region = Rect2( 0, 0, 1, 1 )
+41/tile_mode = 0
+41/occluder_offset = Vector2( 0.5, 0.5 )
+41/navigation_offset = Vector2( 0.5, 0.5 )
+41/shape_offset = Vector2( 0.5, 0.5 )
+41/shape_transform = Transform2D( 1, 0, 0, 1, 0.5, 0.5 )
+41/shape = SubResource( 40 )
+41/shape_one_way = false
+41/shape_one_way_margin = 1.0
+41/shapes = [ {
+"autotile_coord": Vector2( 0, 0 ),
+"one_way": false,
+"one_way_margin": 1.0,
+"shape": SubResource( 40 ),
+"shape_transform": Transform2D( 1, 0, 0, 1, 0.5, 0.5 )
+}, {
+"autotile_coord": Vector2( 0, 0 ),
+"one_way": false,
+"one_way_margin": 1.0,
+"shape": SubResource( 41 ),
+"shape_transform": Transform2D( 1, 0, 0, 1, 0.5, 0.5 )
+}, {
+"autotile_coord": Vector2( 0, 0 ),
+"one_way": false,
+"one_way_margin": 1.0,
+"shape": SubResource( 42 ),
+"shape_transform": Transform2D( 1, 0, 0, 1, 0.5, 0.5 )
+}, {
+"autotile_coord": Vector2( 0, 0 ),
+"one_way": false,
+"one_way_margin": 1.0,
+"shape": SubResource( 43 ),
+"shape_transform": Transform2D( 1, 0, 0, 1, 0.5, 0.5 )
+} ]
+41/z_index = 0
--- a/project.godot
+++ b/project.godot
@@ -13,6 +13,14 @@
 config/name="schoolProject"
 config/icon="res://icon.png"
 
+[input]
+
+R={
+"deadzone": 0.5,
+"events": [ Object(InputEventKey,"resource_local_to_scene":false,"resource_name":"","device":0,"alt":false,"shift":false,"control":false,"meta":false,"command":false,"pressed":false,"scancode":82,"physical_scancode":0,"unicode":0,"echo":false,"script":null)
+ ]
+}
+
 [physics]
 
 common/enable_pause_aware_picking=true
Not shown, added: data/Audio/Best Cow Music in the fucking World/[muzhousebeat] Polish Cow.mp3.import
Not shown: 22 places in data/Tilesets/BavariaOutside.tres that only renumber resources
Not shown, added: data/Audio/Best Cow Music in the fucking World/[muzhousebeat] Polish Cow.mp3
